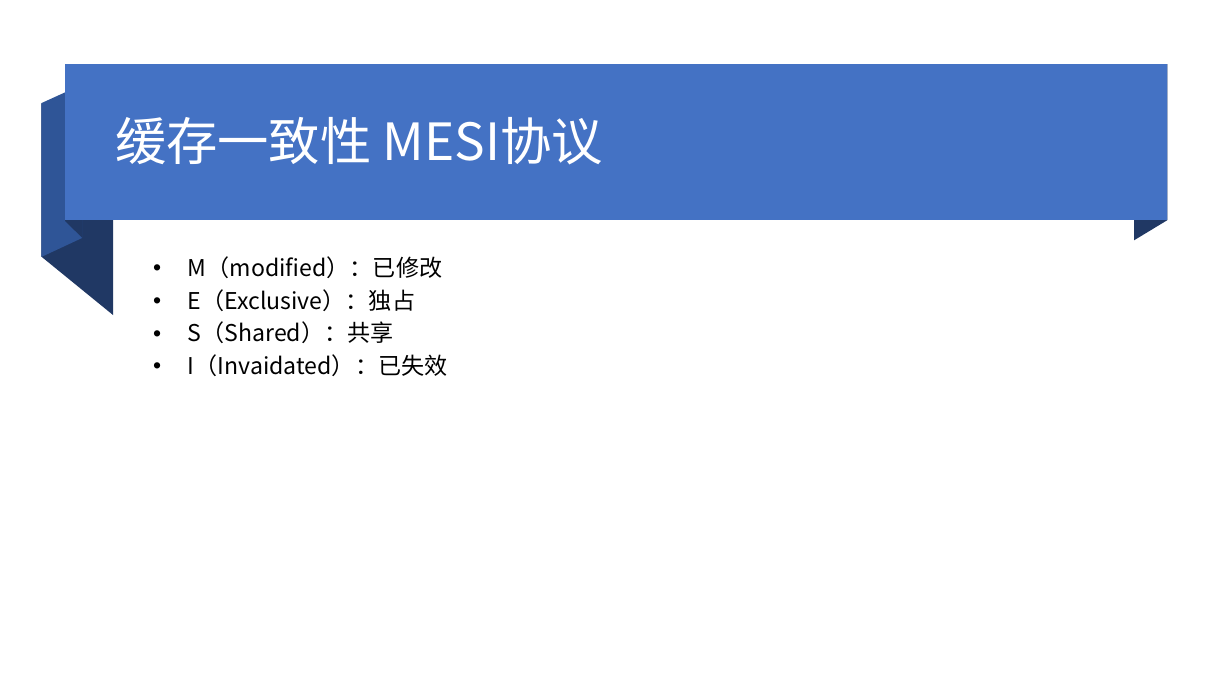
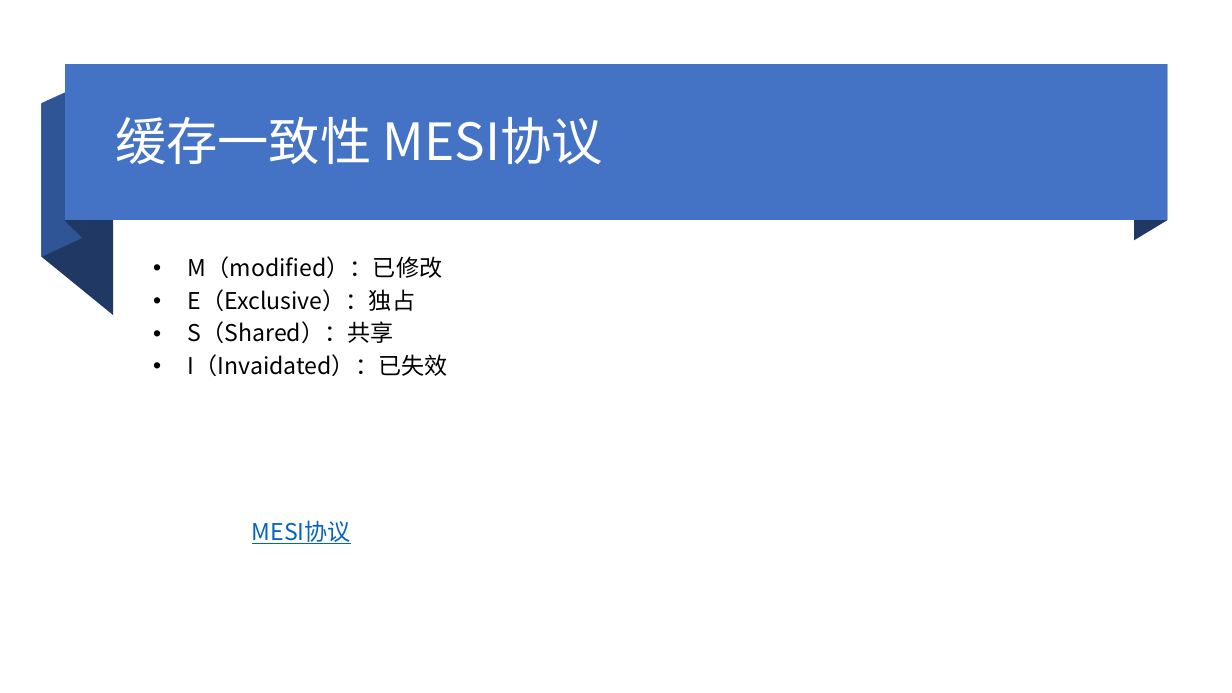
Before and after one commit to read-csapp/csapp, a slide deck: slide 5 of online_discuss/csapp2-高速缓存.pptx. Drawn at 1232x693 pixels with LibreOffice and Linux fonts; fonts in the diff are those of the drawing. Boxes give left, top, right and bottom in pixels: in the first picture for what was removed or moved away, otherwise in the second. Text is boxed around its words. In the diff, an @@ line names an element or a change of style, - is before the commit and + after.

```diff
--- a/online_discuss/csapp2-高速缓存.pptx
+++ b/online_discuss/csapp2-高速缓存.pptx
@@ text added at (252,520,351,544), 18 pt, text #0563C1, underline @@
+MESI协议
```
Also in this commit, not shown: 1 other slide changed, 5 slides removed.
